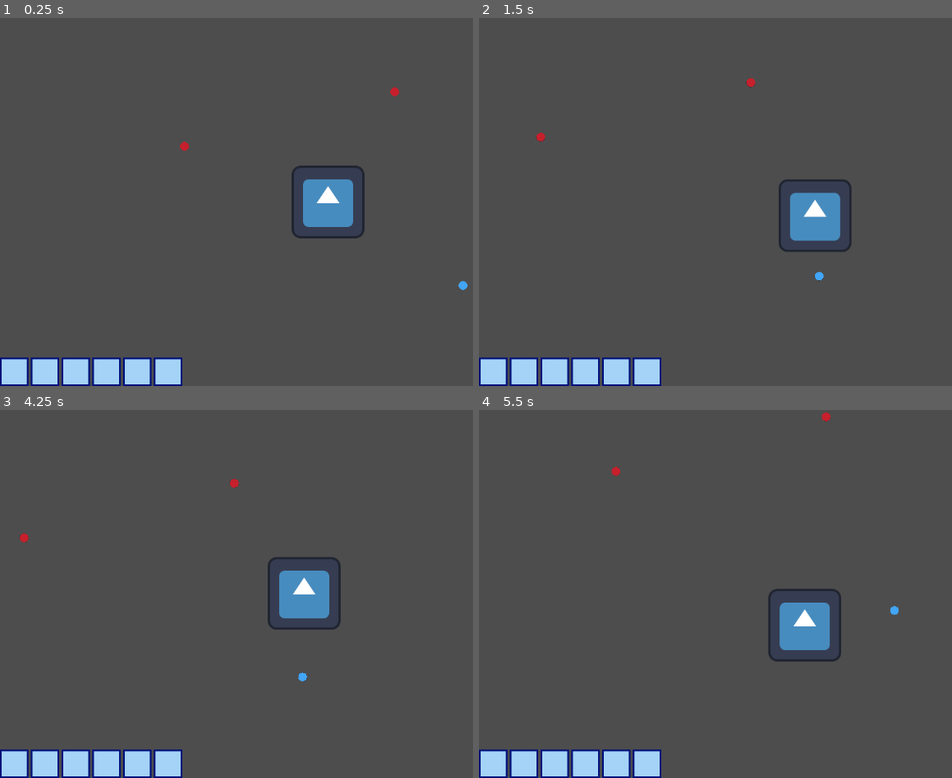
Above: before the commit, frames 1-4 (two rows, left to right).
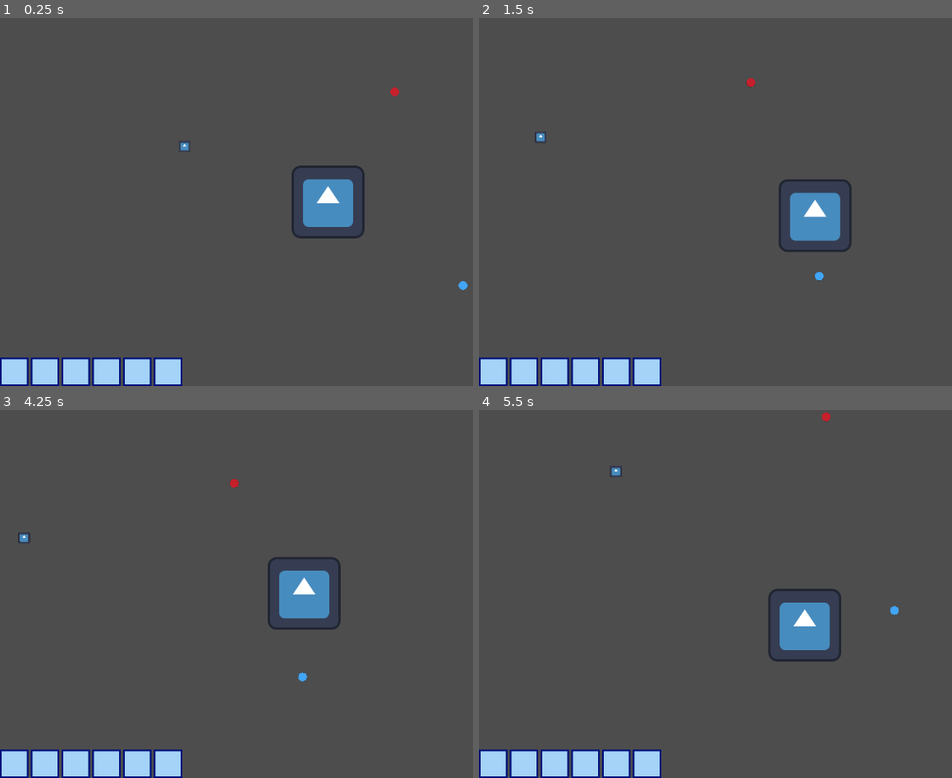
Above: after the commit, the same moments.

Repository: Pkb-Codes/zekome
Game: Godot game, scene res://Dev_sandboxes/dev_bhargav.tscn
Two runs of this game, one before a commit and one after it. Both use one fixed random seed, a clock stepped at 60 frames per second and the inputs below. The engine's default icon, where the game draws it, is replaced by a stand-in: a white triangle on a blue panel in a dark square.
Inputs (mouse positions are in pixels of both pictures, inside the frame that each line leads up to):
- Up to frame 1 (0.25 s): no input
- Up to frame 2 (1.5 s): tap Enter at 0.5 s; move the mouse to (951, 183) at 0.52 s; hold Right (ui_right) 0.53-1.28 s; tap Space (Dash) at 0.6, 1.35 s; move the mouse to (677, 220) at 1.27 s; hold Down (ui_down) from 1.28 s (still down)
- Up to frame 3 (4.25 s): move the mouse to (392, 513) at 2.02 s; release Down (ui_down) at 2.03 s; hold Right (ui_right) 2.03-2.78 s; tap Space (Dash) at 2.1, 2.85, 3.6 s; move the mouse to (293, 667) at 2.77 s; hold Up (ui_up) 2.78-3.53 s; move the mouse to (outside the picture) at 3.52 s; hold Left (ui_left) from 3.53 s (still down); tap Tab (inventory_add) at 4.15 s
- Up to frame 4 (5.5 s): move the mouse to (611, 538) at 4.27 s; tap Space (Dash) at 4.35, 5.1 s; move the mouse to (838, 594) at 5.02 s; release Left (ui_left) at 5.03 s; hold Down (ui_down) from 5.03 s (still down)

The runs differ from the first frame. In frame 1, less than 0.1% of the frame differs, in the area x 37-41%, y 33-37%; in frame 2, less than 0.1%; in frame 3, less than 0.1%; in frame 4, less than 0.1%, in the area x 27-31%, y 15-19%.

Commit message:
inventory slot wheel done
completed hotbar and inventory slot wheel
need to add unequip and drop functionalities

Diff:
--- a/Dev_sandboxes/dev_bhargav.tscn
+++ b/Dev_sandboxes/dev_bhargav.tscn
@@ -1,5 +1,6 @@
 [gd_scene format=3 uid="uid://2esxhopx8pvj"]
 
+[ext_resource type="Texture2D" uid="uid://bfwe834v0dt4n" path="res://sprites/icon.svg" id="2_kfnhm"]
 [ext_resource type="PackedScene" uid="uid://uqeqkjjvbgd7" path="res://scenes/inventory_item.tscn" id="2_rfv72"]
 [ext_resource type="Texture2D" uid="uid://cbqrgslqef3so" path="res://sprites/red_circle.png" id="3_crpsv"]
 [ext_resource type="Texture2D" uid="uid://c66xlpye6qnmi" path="res://sprites/blue_circle.png" id="3_rfv72"]
@@ -11,9 +12,9 @@
 
 [node name="inventory_item" parent="." unique_id=1025020928 instance=ExtResource("2_rfv72")]
 position = Vector2(219, 126)
-item_type = "col"
-item_name = "red"
-item_texture = ExtResource("3_crpsv")
+item_type = "weapon"
+item_name = "icon"
+item_texture = ExtResource("2_kfnhm")
 
 [node name="inventory_item2" parent="." unique_id=1344473700 instance=ExtResource("2_rfv72")]
 position = Vector2(588, 29.999992)
--- a/scenes/inventory_Slot.tscn
+++ b/scenes/inventory_Slot.tscn
@@ -1,6 +1,7 @@
 [gd_scene format=3 uid="uid://573g23ap3vqh"]
 
 [ext_resource type="Script" uid="uid://kqjh26dxbv03" path="res://scripts/inventory_scripts/inventory_slot.gd" id="1_x3u48"]
+[ext_resource type="Texture2D" uid="uid://c66xlpye6qnmi" path="res://sprites/blue_circle.png" id="2_mihyl"]
 
 [sub_resource type="LabelSettings" id="LabelSettings_x3u48"]
 font_size = 32
@@ -8,13 +9,13 @@
 [sub_resource type="StyleBoxEmpty" id="StyleBoxEmpty_x3u48"]
 
 [node name="Inventory_Slot" type="Control" unique_id=1822951226]
-custom_minimum_size = Vector2(150, 150)
+custom_minimum_size = Vector2(75, 75)
 layout_mode = 3
 anchors_preset = 0
 offset_left = 10.0
 offset_top = 10.0
-offset_right = 160.0
-offset_bottom = 160.0
+offset_right = 85.0
+offset_bottom = 85.0
 script = ExtResource("1_x3u48")
 
 [node name="OuterBorder" type="ColorRect" parent="." unique_id=1918435350]
@@ -22,6 +23,8 @@
 anchors_preset = 15
 anchor_right = 1.0
 anchor_bottom = 1.0
+offset_right = 1.0
+offset_bottom = 1.0
 grow_horizontal = 2
 grow_vertical = 2
 color = Color(0, 0.05882353, 0.48235294, 1)
@@ -33,30 +36,34 @@
 anchor_top = 0.5
 anchor_right = 0.5
 anchor_bottom = 0.5
-offset_left = -70.0
-offset_top = -70.0
-offset_right = 70.0
-offset_bottom = 70.0
+offset_left = -35.0
+offset_top = -35.0
+offset_right = 35.0
+offset_bottom = 35.0
 grow_horizontal = 2
 grow_vertical = 2
 color = Color(0.6431373, 0.827451, 0.96862745, 1)
+
+[node name="ItemIcon" type="Sprite2D" parent="InnerBorder" unique_id=1908255783]
+scale = Vector2(0.5, 0.5)
+texture = ExtResource("2_mihyl")
+centered = false
+offset = Vector2(20, 20)
 
 [node name="ItemQuantity" type="Label" parent="InnerBorder" unique_id=47812489]
 layout_mode = 1
 anchors_preset = 1
 anchor_left = 1.0
 anchor_right = 1.0
-offset_left = -40.0
-offset_bottom = 23.0
+offset_left = -15.5
+offset_top = 33.5
+offset_right = 2.5
+offset_bottom = 78.5
 grow_horizontal = 0
 text = "1"
 label_settings = SubResource("LabelSettings_x3u48")
 horizontal_alignment = 1
 
-[node name="ItemIcon" type="Sprite2D" parent="InnerBorder" unique_id=1908255783]
-centered = false
-offset = Vector2(20, 20)
-
 [node name="ItemButton" type="Button" parent="." unique_id=1834707229]
 layout_mode = 1
 anchors_preset = 15
@@ -72,38 +79,49 @@
 anchors_preset = 15
 anchor_right = 1.0
 anchor_bottom = 1.0
-offset_top = -135.0
+offset_top = -89.0
 offset_right = 90.0
-offset_bottom = -155.0
+offset_bottom = -78.0
 grow_horizontal = 2
 grow_vertical = 2
 color = Color(0, 0.05882353, 0.48235294, 1)
 
 [node name="ItemName" type="Label" parent="DetailsPanel" unique_id=1632387234]
 layout_mode = 1
-offset_left = 5.0
-offset_right = 69.0
-offset_bottom = 31.0
+anchors_preset = 5
+anchor_left = 0.5
+anchor_right = 0.5
+offset_left = -41.5
+offset_top = 9.0
+offset_right = 41.5
+offset_bottom = 40.0
+grow_horizontal = 2
 theme_override_font_sizes/font_size = 22
 text = "NAME"
+horizontal_alignment = 1
 
 [node name="ItemType" type="Label" parent="DetailsPanel" unique_id=1395744745]
 layout_mode = 1
-anchors_preset = 4
-anchor_top = 0.5
-anchor_bottom = 0.5
-offset_left = 5.0
-offset_top = -11.5
-offset_right = 45.0
-offset_bottom = 11.5
-grow_vertical = 2
+anchors_preset = 7
+anchor_left = 0.5
+anchor_top = 1.0
+anchor_right = 0.5
+anchor_bottom = 1.0
+offset_left = -30.5
+offset_top = -41.0
+offset_right = 30.5
+offset_bottom = -18.0
+grow_horizontal = 2
+grow_vertical = 0
+text = "TYPE"
+horizontal_alignment = 1
 
 [node name="UsagePanel" type="ColorRect" parent="." unique_id=380038232]
 visible = false
 layout_mode = 0
-offset_top = -135.0
+offset_top = -133.0
 offset_right = 240.0
-offset_bottom = -5.0
+offset_bottom = -3.0
 color = Color(0, 0.05882353, 0.48235294, 1)
 
 [node name="EquipButton" type="Button" parent="UsagePanel" unique_id=2143811958]
@@ -136,44 +154,55 @@
 [node name="EquipSelectPanel" type="ColorRect" parent="." unique_id=208709455]
 visible = false
 layout_mode = 0
-offset_top = -135.0
+offset_top = -104.0
 offset_right = 240.0
-offset_bottom = -5.0
+offset_bottom = -4.0
 color = Color(0, 0.05882353, 0.48235294, 1)
 
 [node name="GridContainer" type="GridContainer" parent="EquipSelectPanel" unique_id=572806268]
 layout_mode = 1
-anchors_preset = 4
+anchors_preset = 8
+anchor_left = 0.5
 anchor_top = 0.5
+anchor_right = 0.5
 anchor_bottom = 0.5
-offset_left = 17.0
-offset_top = -32.0
-offset_right = 79.0
-offset_bottom = 34.0
-grow_vertical = 2
-columns = 3
+offset_left = -115.0
+offset_top = -40.0
+offset_right = 115.0
+offset_bottom = 40.0
+grow_horizontal = 2
+grow_vertical = 2
+theme_override_constants/h_separation = 10
+theme_override_constants/v_separation = 10
+columns = 6
 
 [node name="Button1" type="Button" parent="EquipSelectPanel/GridContainer" unique_id=808671407]
+custom_minimum_size = Vector2(30, 80)
 layout_mode = 2
 text = "1"
 
 [node name="Button2" type="Button" parent="EquipSelectPanel/GridContainer" unique_id=572643939]
+custom_minimum_size = Vector2(30, 80)
 layout_mode = 2
 text = "2"
 
 [node name="Button3" type="Button" parent="EquipSelectPanel/GridContainer" unique_id=504566486]
+custom_minimum_size = Vector2(30, 80)
 layout_mode = 2
 text = "3"
 
 [node name="Button4" type="Button" parent="EquipSelectPanel/GridContainer" unique_id=246962829]
+custom_minimum_size = Vector2(30, 80)
 layout_mode = 2
 text = "4"
 
 [node name="Button5" type="Button" parent="EquipSelectPanel/GridContainer" unique_id=1001560876]
+custom_minimum_size = Vector2(30, 0)
 layout_mode = 2
 text = "5"
 
 [node name="Button6" type="Button" parent="EquipSelectPanel/GridContainer" unique_id=1577758532]
+custom_minimum_size = Vector2(30, 0)
 layout_mode = 2
 text = "6"
 
--- a/scenes/inventory_ui.tscn
+++ b/scenes/inventory_ui.tscn
@@ -1,6 +1,7 @@
 [gd_scene format=3 uid="uid://d4drpj2q5b4j0"]
 
 [ext_resource type="Script" uid="uid://bitlopmjewfnn" path="res://scripts/inventory_scripts/inventory_ui.gd" id="1_tahbm"]
+[ext_resource type="PackedScene" uid="uid://b35aw0ryhfl6r" path="res://scenes/hotbar_slot.tscn" id="2_ylkvr"]
 
 [sub_resource type="FontVariation" id="FontVariation_tahbm"]
 
@@ -42,17 +43,117 @@
 
 [node name="GridContainer" type="GridContainer" parent="ColorRect/Inventory_UI" unique_id=877083241]
 layout_mode = 1
-anchors_preset = 8
-anchor_left = 0.5
+anchors_preset = 6
+anchor_left = 1.0
 anchor_top = 0.5
-anchor_right = 0.5
+anchor_right = 1.0
 anchor_bottom = 0.5
-offset_left = -400.0
-offset_top = -114.31
-offset_right = 400.0
-offset_bottom = 285.69006
-grow_horizontal = 2
+offset_left = -576.0
+offset_top = -174.0
+offset_bottom = 321.0
+grow_horizontal = 0
 grow_vertical = 2
 theme_override_constants/h_separation = 20
 theme_override_constants/v_separation = 20
-columns = 5
+columns = 4
+
+[node name="slot_wheel_background" type="ColorRect" parent="ColorRect" unique_id=606467614]
+layout_mode = 1
+anchors_preset = 4
+anchor_top = 0.5
+anchor_bottom = 0.5
+offset_left = 25.0
+offset_top = -174.0
+offset_right = 505.0
+offset_bottom = 306.0
+grow_vertical = 2
+color = Color(0.11887937, 0, 0.009049021, 1)
+
+[node name="slots_wheel" type="Control" parent="ColorRect/slot_wheel_background" unique_id=514199111]
+layout_mode = 1
+anchors_preset = 15
+anchor_right = 1.0
+anchor_bottom = 1.0
+grow_horizontal = 2
+grow_vertical = 2
+
+[node name="slot_1" parent="ColorRect/slot_wheel_background/slots_wheel" unique_id=1302021667 instance=ExtResource("2_ylkvr")]
+layout_mode = 1
+anchors_preset = 5
+anchor_left = 0.5
+anchor_right = 0.5
+offset_left = -50.0
+offset_top = 4.0
+offset_right = 0.0
+offset_bottom = 54.0
+grow_horizontal = 2
+scale = Vector2(2, 2)
+
+[node name="slot_2" parent="ColorRect/slot_wheel_background/slots_wheel" unique_id=1690715475 instance=ExtResource("2_ylkvr")]
+layout_mode = 1
+anchors_preset = 6
+anchor_left = 1.0
+anchor_top = 0.5
+anchor_right = 1.0
+anchor_bottom = 0.5
+offset_left = -102.0
+offset_top = -126.5
+offset_right = -52.0
+offset_bottom = -76.5
+grow_horizontal = 0
+grow_vertical = 2
+scale = Vector2(2, 2)
+
+[node name="slot_3" parent="ColorRect/slot_wheel_background/slots_wheel" unique_id=510369890 instance=ExtResource("2_ylkvr")]
+layout_mode = 1
+anchors_preset = 6
+anchor_left = 1.0
+anchor_top = 0.5
+anchor_right = 1.0
+anchor_bottom = 0.5
+offset_left = -102.0
+offset_top = 73.0
+offset_right = -52.0
+offset_bottom = 123.0
+grow_horizontal = 0
+grow_vertical = 2
+scale = Vector2(2, 2)
+
+[node name="slot_4" parent="ColorRect/slot_wheel_background/slots_wheel" unique_id=276062066 instance=ExtResource("2_ylkvr")]
+layout_mode = 1
+anchors_preset = 7
+anchor_left = 0.5
+anchor_top = 1.0
+anchor_right = 0.5
+anchor_bottom = 1.0
+offset_left = -50.0
+offset_top = -101.0
+offset_right = 0.0
+offset_bottom = -51.0
+grow_horizontal = 2
+grow_vertical = 0
+scale = Vector2(2, 2)
+
+[node name="slot_5" parent="ColorRect/slot_wheel_background/slots_wheel" unique_id=807448459 instance=ExtResource("2_ylkvr")]
+layout_mode = 1
+anchors_preset = 4
+anchor_top = 0.5
+anchor_bottom = 0.5
+offset_left = 1.0
+offset_top = 73.0
+offset_right = 51.0
+offset_bottom = 123.0
+grow_vertical = 2
+scale = Vector2(2, 2)
+
+[node name="slot_6" parent="ColorRect/slot_wheel_background/slots_wheel" unique_id=2125918434 instance=ExtResource("2_ylkvr")]
+layout_mode = 1
+anchors_preset = 4
+anchor_top = 0.5
+anchor_bottom = 0.5
+offset_left = -1.0
+offset_top = -127.0
+offset_right = 49.0
+offset_bottom = -77.0
+grow_vertical = 2
+scale = Vector2(2, 2)
--- a/scripts/global autoloads/Global_inventory.gd
+++ b/scripts/global autoloads/Global_inventory.gd
@@ -2,7 +2,7 @@
 
 # inventory items
 var inventory = []
-var inventory_size = 10
+var inventory_size = 12
 
 #hotbar items
 var hotbar = []
@@ -45,15 +45,16 @@
 
 #hotbar items management functions
 func add_item_hotbar(item, slot):
+	var new_item = item.duplicate(true)
 	if hotbar[slot] == null:
-		hotbar[slot] = item
+		hotbar[slot] = new_item
 		hotbar_updated.emit()
 		remove_item(item)
 	else:
-		#add_item(hotbar[slot])
-		#hotbar[slot] = item
-		#hotbar_updated.emit()
-		pass
+		remove_item(item)
+		add_item(hotbar[slot])
+		hotbar[slot] = new_item
+		hotbar_updated.emit()
 
 func remove_item_hotbar(item):
 	#add this item back to inventory and remove it from hotbar
--- a/scripts/inventory_scripts/inventory_ui.gd
+++ b/scripts/inventory_scripts/inventory_ui.gd
@@ -2,12 +2,16 @@
 
 @onready var inventory_ui = $"."
 @onready var grid_container = $ColorRect/Inventory_UI/GridContainer
+@onready var slot_wheel = $ColorRect/slot_wheel_background/slots_wheel
 
 
 # Called when the node enters the scene tree for the first time.
 func _ready() -> void:
 	Global_Inventory.inventory_updated.connect(_on_inventory_updated)
 	_on_inventory_updated()
+	Global_Inventory.hotbar_updated.connect(_update_slot_wheel)
+	_update_slot_wheel()
+
 
 func _input(event):
 	if event.is_action_pressed("ui_inventory"):
@@ -33,3 +37,13 @@
 		var child =grid_container.get_child(0)
 		grid_container.remove_child(child)
 		child.queue_free()
+
+#update the slot wheel
+func _update_slot_wheel():
+	for i in range(Global_Inventory.hotbar_size):
+		var slot = slot_wheel.get_child(i)
+		var item = Global_Inventory.hotbar[i]
+		if item != null:
+			slot.set_item(item)
+		else:
+			slot.set_empty()
